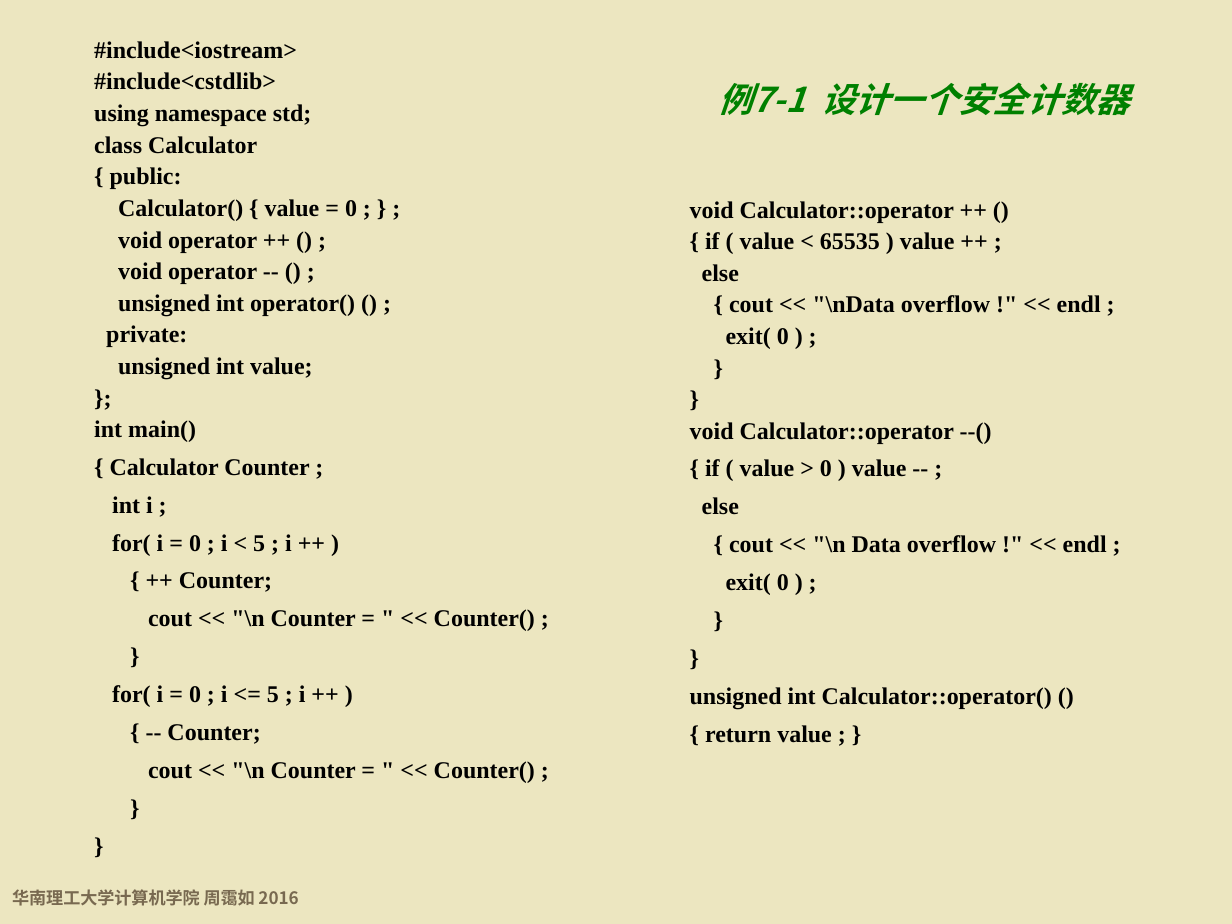
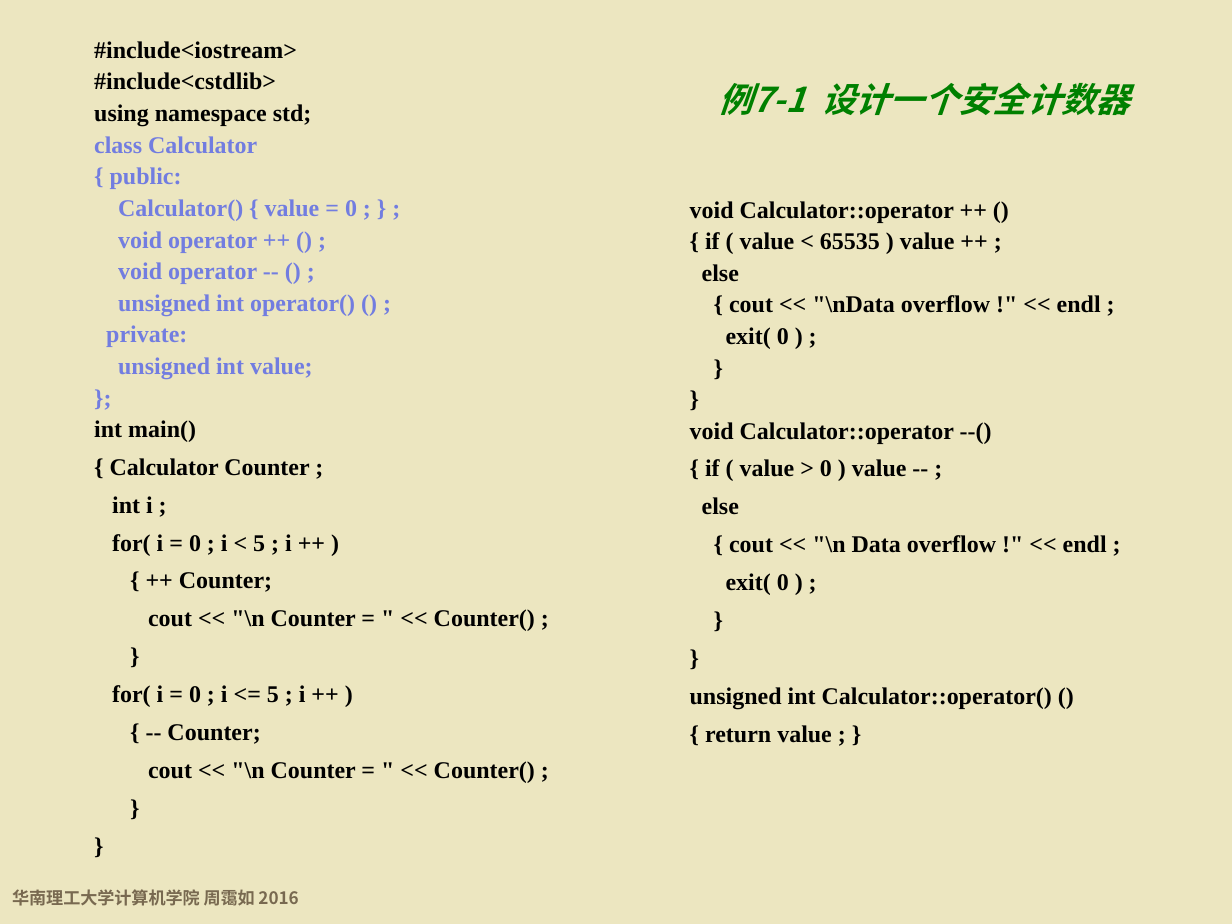
Before and after one commit to wwuhn/wwuhn.github.io, a slide deck: slide 13 of bookspcClassic/C++程序设计基础（第5版）周霭如/7-运算符重载.pptx. Drawn at 1232x924 pixels with LibreOffice and Linux fonts; fonts in the diff are those of the drawing; background and template pictures are left out. Boxes give left, top, right and bottom in pixels: in the first picture for what was removed or moved away, otherwise in the second. Text is boxed around its words. In the diff, an @@ line names an element or a change of style, - is before the commit and + after.

```diff
--- a/bookspcClassic/C++程序设计基础（第5版）周霭如/7-运算符重载.pptx
+++ b/bookspcClassic/C++程序设计基础（第5版）周霭如/7-运算符重载.pptx
@@ text at box(94, 136, 357, 379): text colour #000000 to #727DE0 in "class Calculator", "{ public:", "Calculator() { value = 0 ; } ...", "void operator ++ () ;" and 5 more places @@
```
Also in this commit, not shown: 12 other slides changed.
